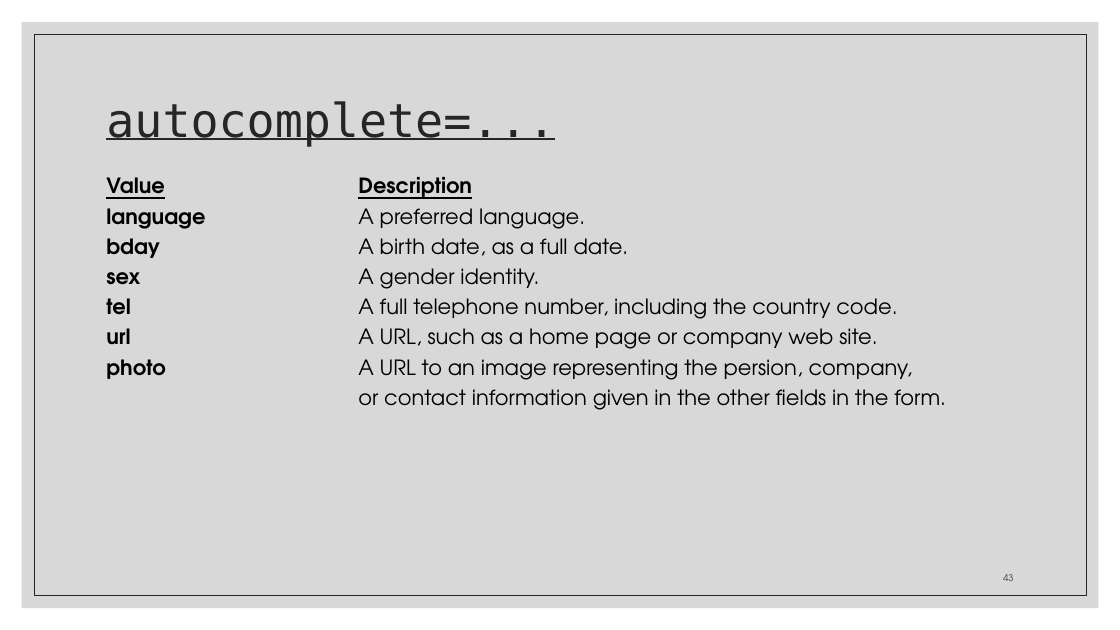
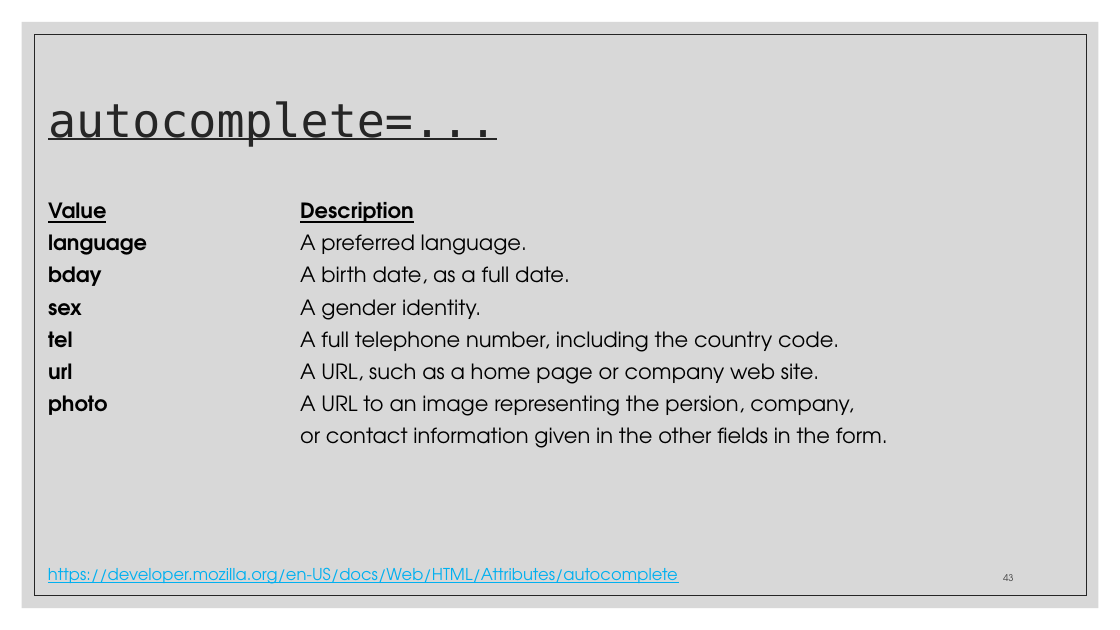
Before and after one commit to zackstotts/base-node-curriculum, a slide deck: slide 43 of unit_00/html_review/03 HTML Forms.pptx. Drawn at 1120x630 pixels with LibreOffice and Linux fonts; fonts in the diff are those of the drawing. Boxes give left, top, right and bottom in pixels: in the first picture for what was removed or moved away, otherwise in the second. Text is boxed around its words. In the diff, an @@ line names an element or a change of style, - is before the commit and + after.

```diff
--- a/unit_00/html_review/03 HTML Forms.pptx
+++ b/unit_00/html_review/03 HTML Forms.pptx
@@ title "autocomplete=...": place and size @@
-title "autocomplete=..." at (106, 101, 555, 147)
+title "autocomplete=..." at (48, 101, 497, 147)
@@ text "Value Description": place and size @@
-text "Value Description" at (106, 177, 946, 410)
+text "Value Description" at (48, 202, 888, 448)
@@ text "Value Description" at (48, 202, 888, 448): line spacing 1.2 to 1; more space between paragraphs @@
@@ text added at (48, 567, 678, 584), 14 pt, text #00B0F0, underline @@
+https://developer.mozilla.org/en-US/docs/Web/HTML/Attributes/autocomplete
```
Also in this commit, not shown: 37 other slides changed.
